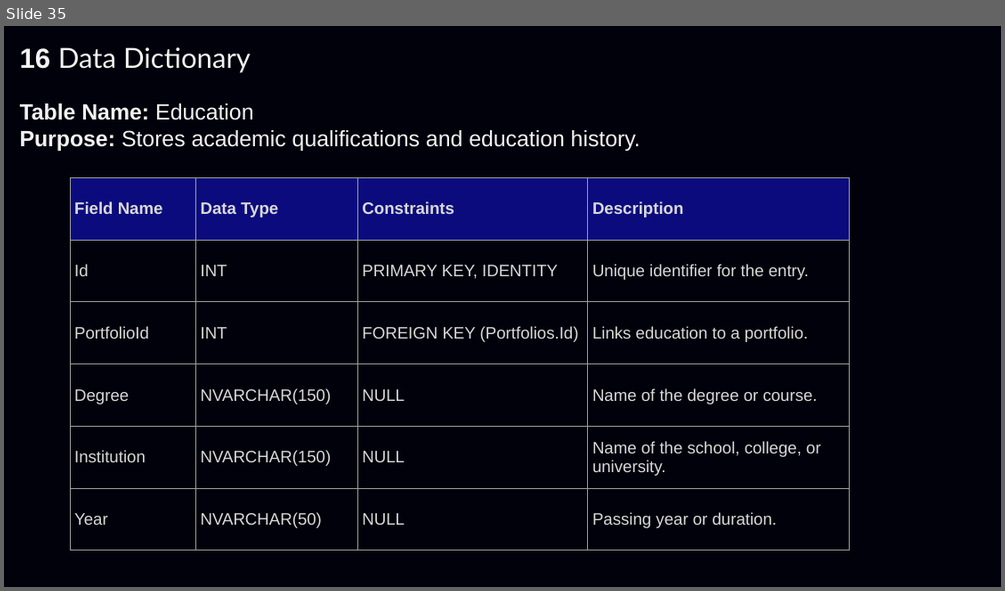
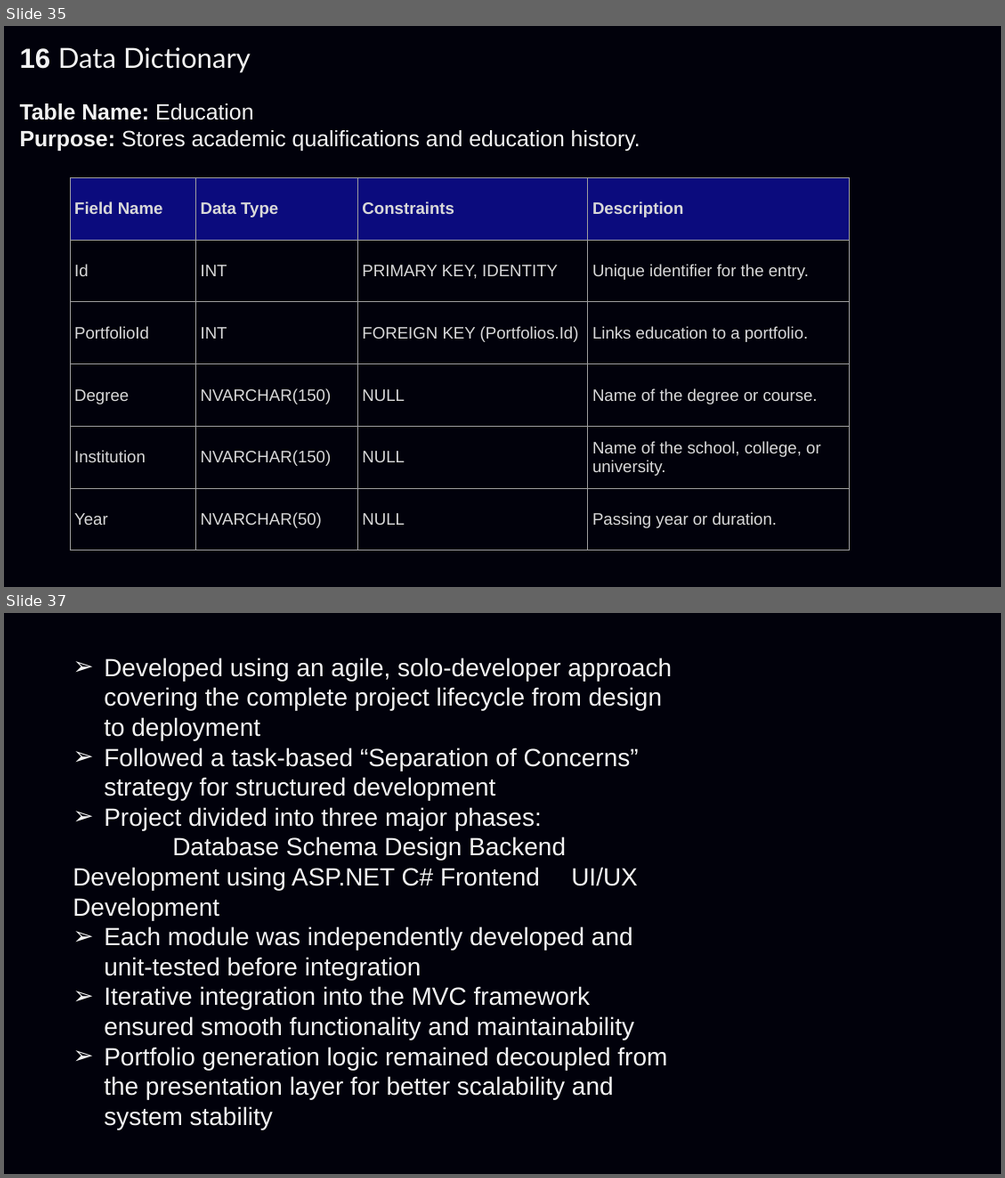
Before and after one commit to Purvarajsinh39/Portify-Automated-Portfolio-Generator, a slide deck: Documentation/Portify.pptx. Shown one above the other, each under a label of ours: slide 35 before the commit, slides 35 and 37 after it; the slides between them are not shown. The pictures are 1005x591 and 1005x1178 pixels, drawn with LibreOffice and Linux fonts; fonts in the diff are those of the drawing; background and template pictures are left out. Boxes give left, top, right and bottom in pixels: in the first picture for what was removed or moved away, otherwise in the second. Text is boxed around its words. In the diff, an @@ line names an element or a change of style, - is before the commit and + after.

```diff
--- a/Documentation/Portify.pptx
+++ b/Documentation/Portify.pptx
@@ slide 37 added at (4, 613, 1001, 1174), background picture (left out) @@
@@ text added at (73, 657, 672, 1129), 18 pt, text #F2F2F2 @@
+            ➢ Developed using an agile, solo-developer approach covering the complete project lifecycle from design to deployment
+            ➢ Followed a task-based “Separation of Concerns” strategy for structured development
+            ➢ Project divided into three major phases:
+            Database Schema Design Backend Development using ASP.NET C# Frontend UI/UX Development
+➢ Each module was independently developed and unit-tested before integration
+            ➢ Iterative integration into the MVC framework ensured smooth functionality and maintainability
+            ➢ Portfolio generation logic remained decoupled from the presentation layer for better scalability and system stability
```
Also in this commit, not shown: 18 other slides added, 7 other files.
